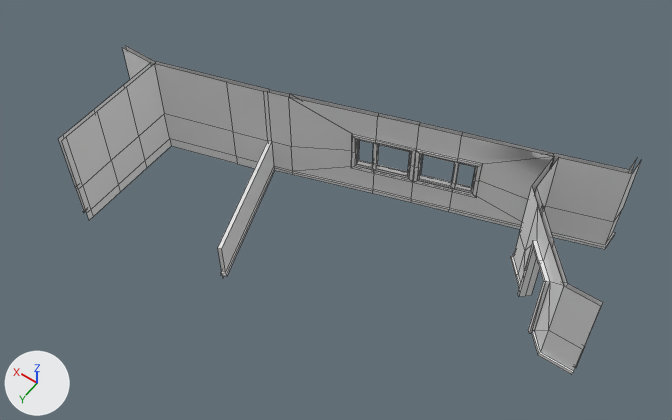
A saved change to the FBX model Content/Game_Art/FBX/Archi/SM_Etage.fbx.
The view is the same before and after, from a camera (50 mm lens) standing at (-14.48, 11.19, 18.59) and looking at (-6.58, 0.12, 1.19). The lights are fixed; the arrows at lower left show +X, +Y and +Z. Mesh edges are drawn as thin lines. Materials are left out; every surface is plain grey.

Script lines for the objects in view, before the commit:
```python
me_mesh = bpy.data.meshes.new('Mesh')
me_mesh.from_pydata(...)  # 429 vertices, 385 faces; spans x -13.0..0.0, y -4.0..3.15, z -0.2..2.8
# faces by material slot: [102, 159, 124]
me_mesh.materials.append(mat_mur)
me_mesh.materials.append(mat_bois_1)
me_mesh.materials.append(mat_bois_2)
ob_sm_etage = bpy.data.objects.new('SM_Etage', me_mesh)
ob_sm_etage.location = (0.0, 0.0, 0.0)
```
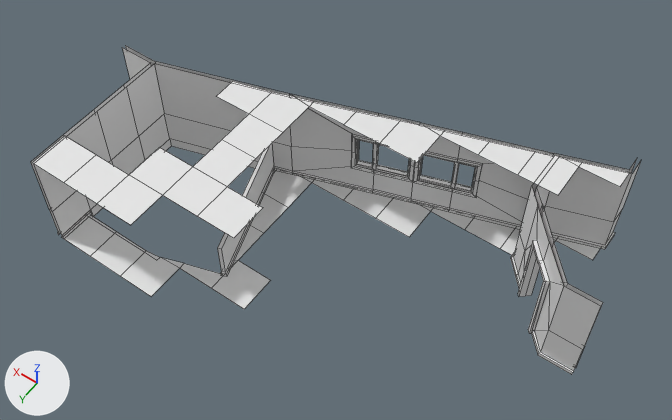
Changed parts and their boxes [x1, y1, x2, y2] in the pictures (672 x 420 px; the box of a moved part takes in the faces that stretch with it):
```json
{"object": "SM_Etage", "change": "reshaped", "before": [59, 45, 641, 375], "after": [31, 45, 641, 375]}
{"part": 1, "of": "me_mesh", "change": "added", "after": [62, 170, 600, 309]}
{"part": 2, "of": "me_mesh", "change": "added", "after": [32, 81, 630, 238]}
{"part": 3, "of": "me_mesh", "change": "moved or reshaped", "before": [59, 61, 290, 220], "after": [31, 61, 290, 239]}
```

The change, as JSON lines over the scene's bpy script:
```json
{"block": "me_mesh", "where": "# used by ob_sm_etage; location = (0.0, 0.0, 0.0)"}
{"op": "remove", "block": "me_mesh", "code": "me_mesh.from_pydata(...)  # 429 vertices, 385 faces; spans x -13.0..0.0, y -4.0..3.15, z -0.2..2.8"}
{"op": "add", "block": "me_mesh", "code": "me_mesh.from_pydata(...)  # 516 vertices, 425 faces; spans x -13.0..0.0, y -4.0..4.0, z -0.2..2.8"}
{"block": "me_mesh", "change": "me_mesh part 1: a new loose piece of 48 vertices spanning x -12.0..-1.0, y -3.5..4.0, z 0.0"}
{"block": "me_mesh", "change": "me_mesh part 2: a new loose piece of 42 vertices spanning x -12.0..-1.0, y -3.52..4.0, z 2.8"}
{"block": "me_mesh", "change": "me_mesh part 3"}
{"block": "me_mesh", "change": "10 vertices are removed from x -3.87..-1.05, y -0.96..3.15, z -0.2..2.8"}
{"block": "me_mesh", "change": "16 faces are deleted"}
{"block": "me_mesh", "change": "7 vertices in x -1.05..-0.9, y 3.15, z 0.0..2.8 move by (0.0, 0.85, 0.0)"}
{"block": "me_mesh", "change": "1 vertex moves from x -1.05, y 3.15, z -0.2 to x -1.05, y 3.02, z -0.2"}
{"block": "me_mesh", "change": "7 vertices are added at x -1.1..-1.05, y 3.02..4.0, z 0.0..0.1"}
{"block": "me_mesh", "change": "12 new faces join them"}
```
